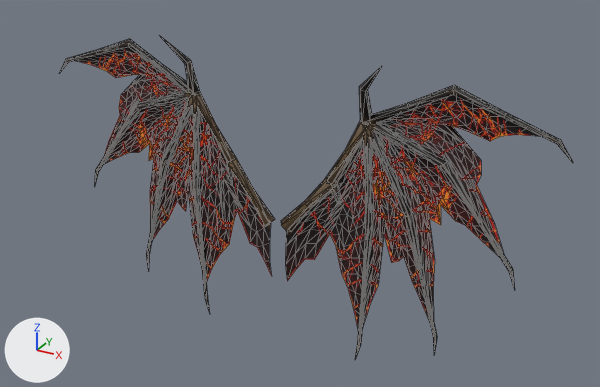
Two versions of the glTF model assets/models/beasts/dkwings.glb, one commit apart.
Before and after are seen from a camera (50 mm lens) standing at (2.05, -3.48, 1.95) and looking at (0.14, 0.0, 0.21). Arrows for +X, +Y and +Z are at lower left; the lights stay in place. The first picture is the older version. Mesh edges are drawn as thin lines. Vertices at exactly the same position are counted once.

Script lines for the objects in view, before the commit:
```python
me_dkwings = bpy.data.meshes.new('dkwings')
me_dkwings.from_pydata(...)  # 1322 vertices, 2246 faces; spans x -1.47..1.47, y -0.12..0.08, z -0.71..0.98
me_dkwings.materials.append(mat_dkwings)
ob_dkwings = bpy.data.objects.new('dkwings', me_dkwings)
ob_dkwings.location = (0.0, 0.0, 0.0)
```
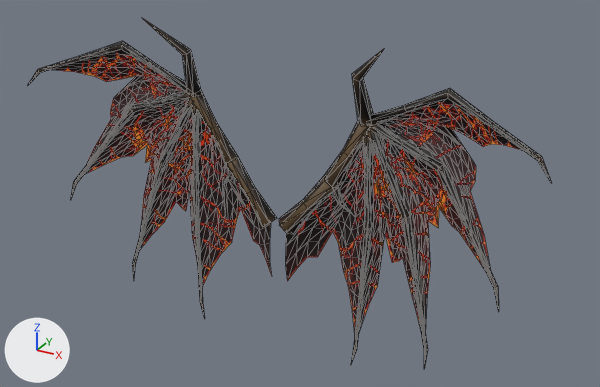
Location of each change, (x1, y1, x2, y2) in pixels of the pictures (600 x 387 px; the box of a moved part takes in the faces that stretch with it):
'dkwings', reshaped (8% taller)
    before: (59, 35, 573, 359)
    after: (27, 18, 551, 368)
part 1 of me_dkwings, moved or reshaped
    before: (370, 85, 573, 162)
    after: (371, 88, 551, 182)
part 2 of me_dkwings, moved or reshaped
    before: (368, 123, 515, 291)
    after: (369, 124, 499, 312)
part 3 of me_dkwings, moved or reshaped
    before: (367, 126, 437, 353)
    after: (367, 129, 428, 368)
part 4 of me_dkwings, moved or reshaped
    before: (355, 128, 372, 359)
    after: (351, 132, 371, 364)
part 5 of me_dkwings, moved or reshaped
    before: (59, 39, 189, 93)
    after: (27, 41, 187, 93)
part 6 of me_dkwings, moved or reshaped
    before: (94, 91, 191, 187)
    after: (70, 91, 191, 200)
part 7 of me_dkwings, moved or reshaped
    before: (146, 96, 193, 271)
    after: (132, 98, 193, 279)
part 8 of me_dkwings, moved or reshaped
    before: (192, 100, 210, 314)
    after: (192, 103, 205, 319)
part 9 of me_dkwings, moved or reshaped
    before: (72, 47, 546, 333)
    after: (51, 50, 523, 339)
part 10 of me_dkwings, surface changed
    before: (59, 35, 573, 162)
    after: (27, 18, 551, 182)

What changed in the scene script:
```text
Change me_dkwings:
    used by ob_dkwings; location = (0.0, 0.0, 0.0)
    remove me_dkwings.from_pydata(...)  # 1322 vertices, 2246 faces; spans x -1.47..1.47, y -0.12..0.08, z -0.71..0.98
    add me_dkwings.from_pydata(...)  # 1322 vertices, 2246 faces; spans x -1.45..1.45, y -0.28..0.09, z -0.71..1.08
    me_dkwings part 1: the loose piece of 32 vertices spanning x 0.49..1.47, y -0.02..0.02, z 0.64..0.9 is multiplied about its middle by the matrix ((0.974, 0.189, 0.05), (-0.28, 0.975, 0.246), (0.001, 0.013, 0.996)), then moved by (-0.01, -0.11, 0.0)
    me_dkwings part 2: the loose piece of 32 vertices spanning x 0.49..1.29, y -0.02..0.02, z -0.05..0.68 is multiplied about its middle by the matrix ((1.009, 0.044, 0.031), (-0.05, 0.974, 0.263), (-0.018, -0.264, 0.975)), then moved by (-0.01, -0.11, 0.0)
    me_dkwings part 3: the loose piece of 32 vertices spanning x 0.48..0.93, y -0.02..0.02, z -0.53..0.67 is multiplied about its middle by the matrix ((0.995, -0.174, -0.003), (0.172, 0.978, 0.185), (-0.029, -0.183, 0.993)), then moved by (0.0, -0.07, 0.0)
    me_dkwings part 4: the loose piece of 32 vertices spanning x 0.48..0.55, y -0.02..0.02, z -0.71..0.66 is multiplied about its middle by the matrix ((0.989, -0.149, 0.0), (0.149, 0.988, 0.039), (-0.006, -0.039, 0.999)), then moved by (0.0, -0.02, 0.0)
    me_dkwings part 5: the loose piece of 32 vertices spanning x -1.47..-0.49, y -0.02..0.02, z 0.64..0.9 is multiplied about its middle by the matrix ((0.974, -0.189, -0.05), (0.28, 0.975, 0.246), (-0.001, 0.013, 0.996)), then moved by (0.01, -0.11, 0.0)
    me_dkwings part 6: the loose piece of 32 vertices spanning x -1.29..-0.49, y -0.02..0.02, z -0.05..0.68 is multiplied about its middle by the matrix ((1.009, -0.044, -0.031), (0.05, 0.974, 0.263), (0.018, -0.264, 0.975)), then moved by (0.01, -0.11, 0.0)
    me_dkwings part 7: the loose piece of 32 vertices spanning x -0.93..-0.48, y -0.02..0.02, z -0.53..0.67 is multiplied about its middle by the matrix ((0.995, 0.174, 0.003), (-0.172, 0.978, 0.185), (0.029, -0.183, 0.993)), then moved by (0.0, -0.07, 0.0)
    me_dkwings part 8: the loose piece of 32 vertices spanning x -0.55..-0.48, y -0.02..0.02, z -0.71..0.66 is multiplied about its middle by the matrix ((0.989, 0.149, 0.0), (-0.149, 0.988, 0.039), (0.006, -0.039, 0.999)), then moved by (0.0, -0.02, 0.0)
    me_dkwings part 9: 712 of 1322 vertices moved; they spanned x -1.35..1.35, y -0.12..0.06, z -0.54..0.98 and now span x -1.34..1.34, y -0.23..0.09, z -0.54..1.08; mean shift (0.0, -0.02, 0.0); largest move (1.35, -0.01, 0.74) -> (1.34, -0.23, 0.74)
    me_dkwings part 10: 81 kept faces spanning x -1.45..1.45, y -0.28..0.03, z 0.64..1.08 get new texture (UV) coordinates
    other edits to the shape of me_dkwings do not show in these pictures
```
